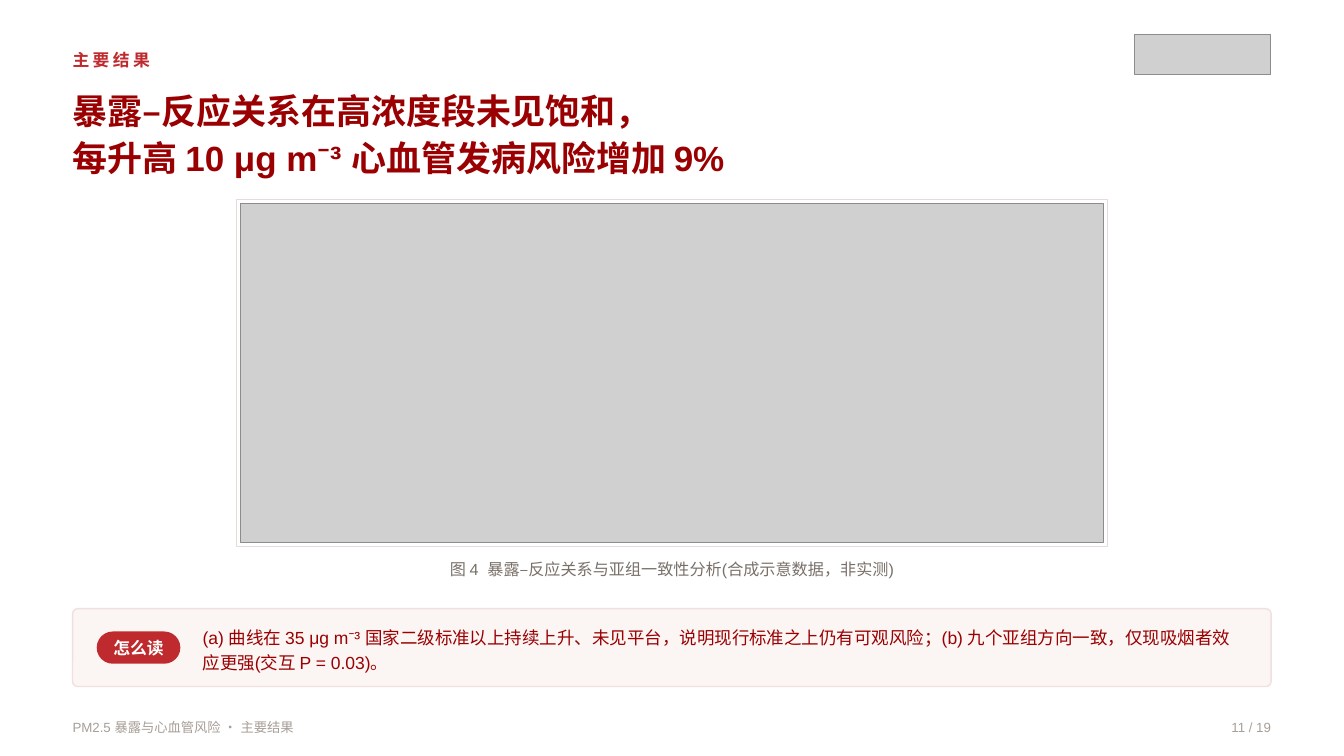
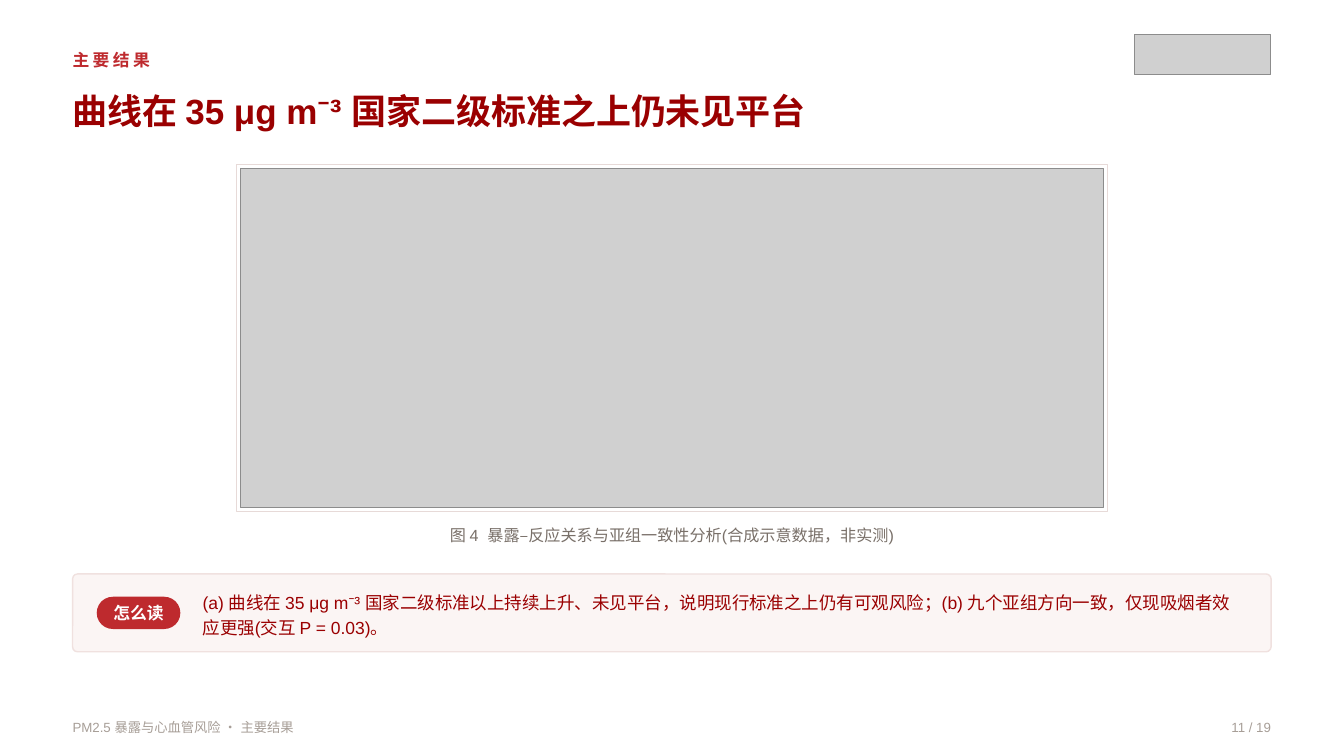
Before and after one commit to qingguang0309/academic-skills, a slide deck: slide 11 of examples/pm25-defense-slides/pm25_defense.pptx. Drawn at 1344x756 pixels with LibreOffice and Linux fonts; fonts in the diff are those of the drawing; grey boxes stand for pictures. Boxes give left, top, right and bottom in pixels: in the first picture for what was removed or moved away, otherwise in the second. Text is boxed around its words. In the diff, an @@ line names an element or a change of style, - is before the commit and + after.

```diff
--- a/examples/pm25-defense-slides/pm25_defense.pptx
+++ b/examples/pm25-defense-slides/pm25_defense.pptx
@@ text at (73,94,805,131): text changed @@
-暴露–反应关系在高浓度段未见饱和，
-每升高 10 μg m⁻³ 心血管发病风险增加 9%
+曲线在 35 μg m⁻³ 国家二级标准之上仍未见平台
@@ 3 texts, 2 rounded rectangles, 1 picture, 1 rectangle: place and size @@
-3 texts, 2 rounded rectangles, 1 picture, 1 rectangle at (73,200,1271,687)
+3 texts, 2 rounded rectangles, 1 picture, 1 rectangle at (73,164,1271,651)
```
Also in this commit, not shown: 9 other slides changed, 5 other files.
